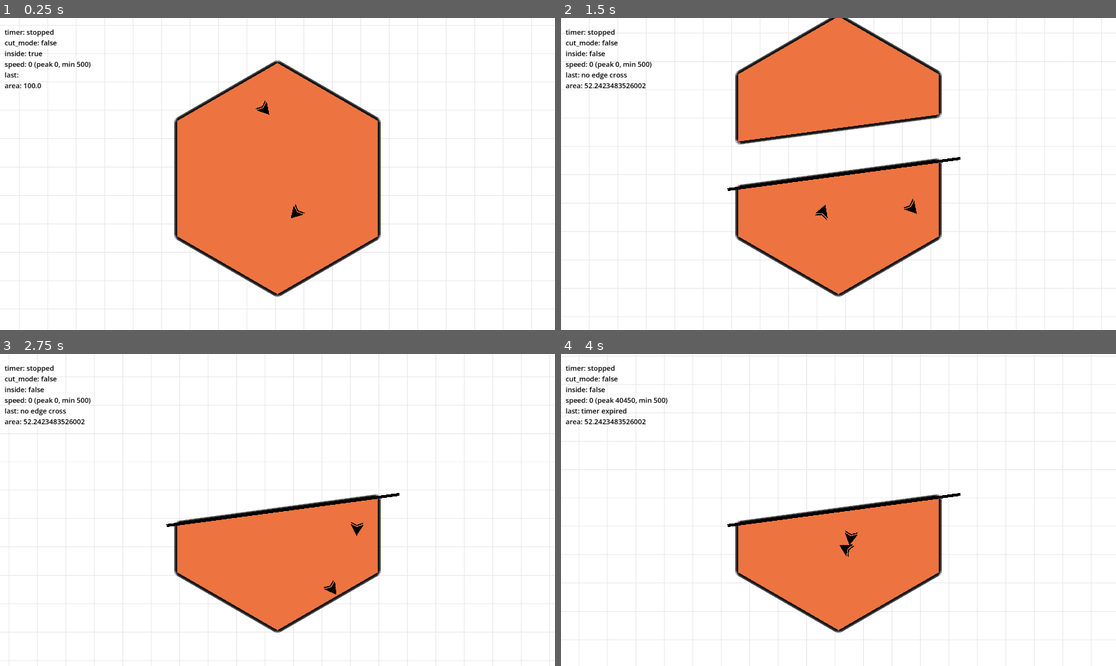
Above: before the commit, frames 1-4 (two rows, left to right).
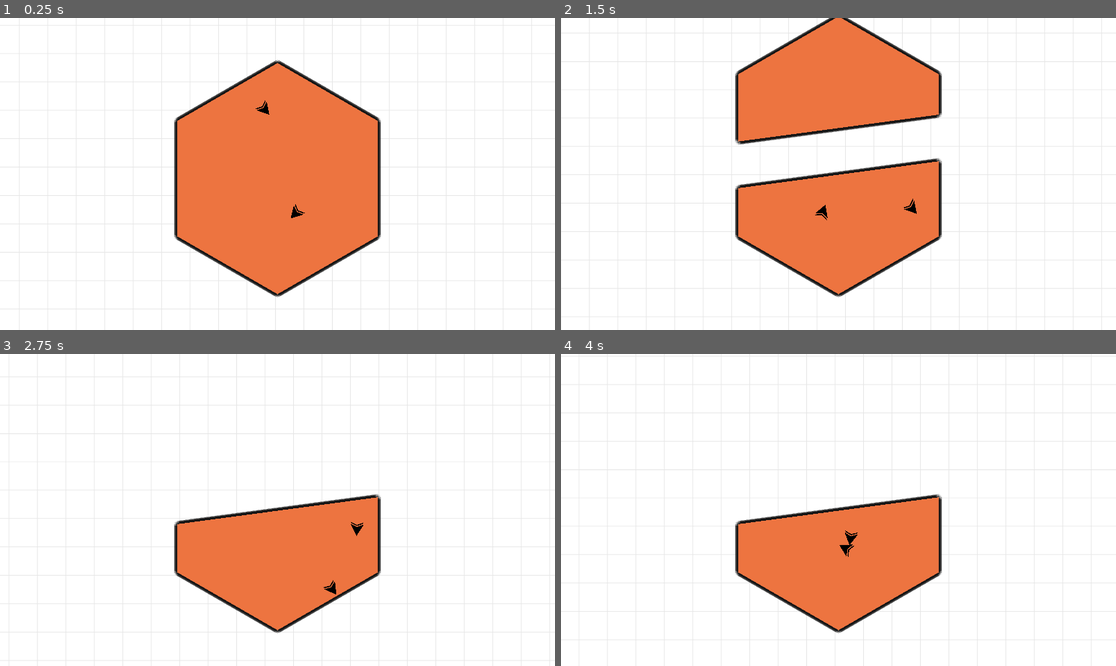
Above: after the commit, the same moments.

Repository: ar-bh/15percent
Game: Godot game, scene res://game/main_gameplay.tscn
The game is run twice, just before and just after one commit, with the same random seed, the same clock (stepped at 60 frames per second) and the same inputs.
Inputs (mouse positions are in pixels of both pictures, inside the frame that each line leads up to):
- Up to frame 1 (0.25 s): no input
- Up to frame 2 (1.5 s): tap Enter at 0.5 s; move the mouse to (960, 158) at 0.52 s; hold Right 0.53-1.28 s; hold E (cut_mode) 0.53-1.28 s; click (960, 158) at 0.67 s; move the mouse to (727, 189) at 1.27 s; hold Down from 1.28 s (still down); tap Alt at 1.35 s
- Up to frame 3 (2.75 s): move the mouse to (333, 441) at 2.02 s; release Down at 2.03 s; hold Right from 2.03 s (still down); tap Shift at 2.1 s
- Up to frame 4 (4 s): move the mouse to (810, 572) at 2.77 s; release Right at 2.78 s; hold Up 2.78-3.53 s; tap E (cut_mode) at 2.85 s; click (810, 572) at 2.92 s; move the mouse to (1005, 556) at 3.52 s; hold Left from 3.53 s (still down); tap Alt at 3.6 s

The runs differ from the first frame. In frame 1, 0.5% of the frame differs, in the area x 0-17%, y 3-23%; in frame 2, 0.9%; in frame 3, 0.9%; in frame 4, 0.9%, in the area x 0-72%, y 3-56%.

Commit message:
debug mode toggle command 4

Diff:
--- a/game/gameplay_shapes.gd
+++ b/game/gameplay_shapes.gd
@@ -1,6 +1,6 @@
 extends Node2D
 
-var debug := true
+var debug := false
 
 #region node variables
 @onready var cut_timer: Timer = %CutTimer
@@ -142,6 +142,7 @@
 
 	_spawn_pointers()
 
+
 	#region cutting
 
 	timer_label.visible = debug
@@ -184,6 +185,10 @@
 	was_inside = inside
 	prev_mouse = mouse
 	#endregion
+
+	if Input.is_action_just_pressed("debug_mode"):
+		debug = not debug
+		timer_label.visible = debug
 
 func _arrange_themes() -> void:
 	if shape_polygon == null or not is_instance_valid(shape_polygon):
--- a/project.godot
+++ b/project.godot
@@ -51,3 +51,8 @@
 "events": [Object(InputEventKey,"resource_local_to_scene":false,"resource_name":"","device":-1,"window_id":0,"alt_press …(192 unchanged characters)…
 ]
 }
+debug_mode={
+"deadzone": 0.2,
+"events": [Object(InputEventKey,"resource_local_to_scene":false,"resource_name":"","device":-1,"window_id":0,"alt_pressed":false,"shift_pressed":false,"ctrl_pressed":false,"meta_pressed":true,"pressed":false,"keycode":0,"physical_keycode":52,"key_label":0,"unicode":0,"location":0,"echo":false,"script":null)
+]
+}
